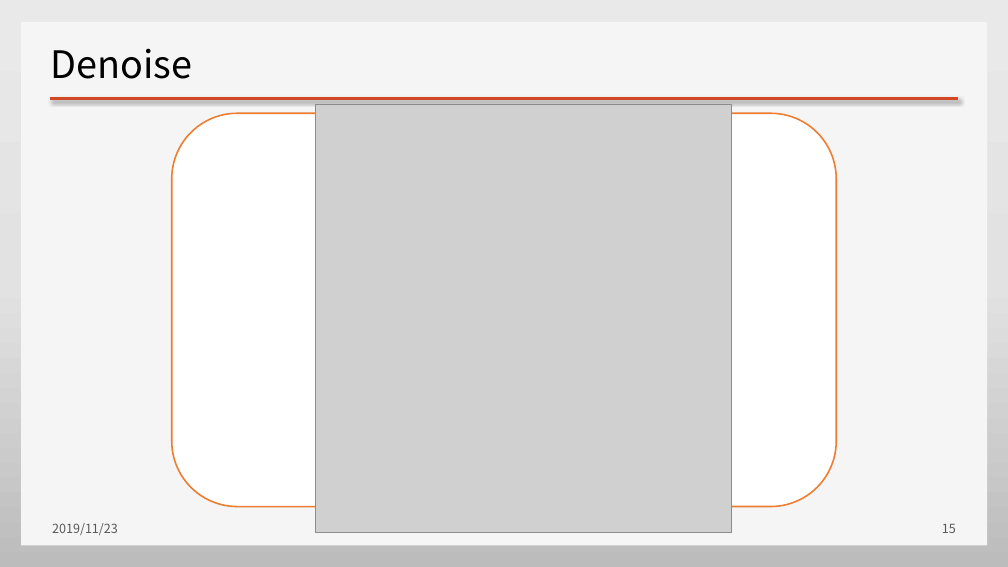
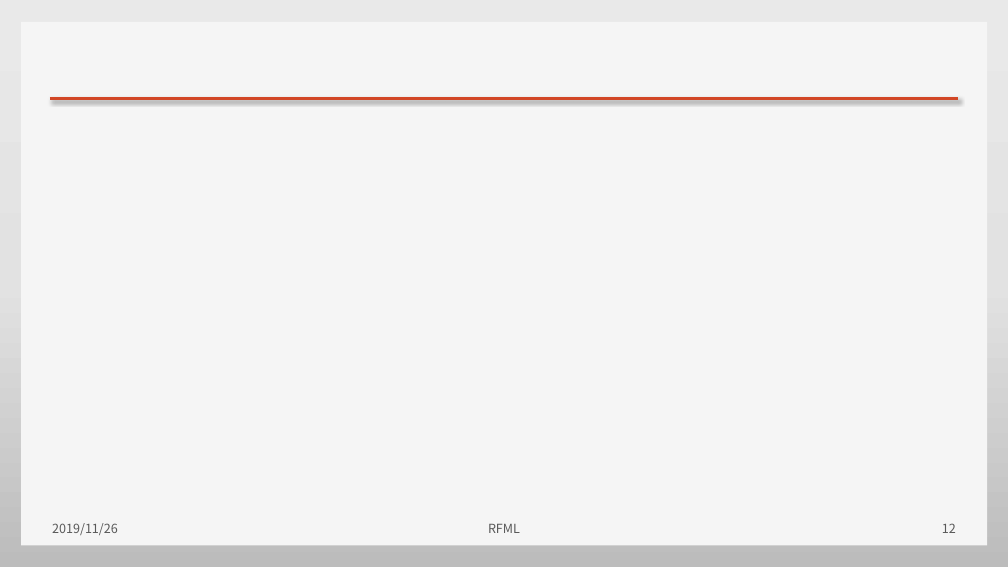
Before and after one commit to HAL-42/RFML, a slide deck: slide 12 of doc/RFML_1109.pptx (slide 15 before the commit). Drawn at 1008x567 pixels with LibreOffice and Linux fonts; fonts in the diff are those of the drawing; grey boxes stand for pictures; background and template pictures are left out. Boxes give left, top, right and bottom in pixels: in the first picture for what was removed or moved away, otherwise in the second. Text is boxed around its words. In the diff, an @@ line names an element or a change of style, - is before the commit and + after.

```diff
--- a/doc/RFML_1109.pptx
+++ b/doc/RFML_1109.pptx
@@ title removed at (x1=51, y1=48, x2=193, y2=79) @@
-Denoise
@@ rounded rectangle removed at (x1=172, y1=113, x2=836, y2=507) @@
@@ picture removed at (x1=315, y1=105, x2=732, y2=532) @@
@@ text at (x1=52, y1=523, x2=118, y2=535): text changed @@
-2019/11/23
+2019/11/26
@@ page number at (x1=942, y1=523, x2=956, y2=533): text changed @@
-15
+12
```
Also in this commit, not shown: 13 other slides changed, 1 other file.
